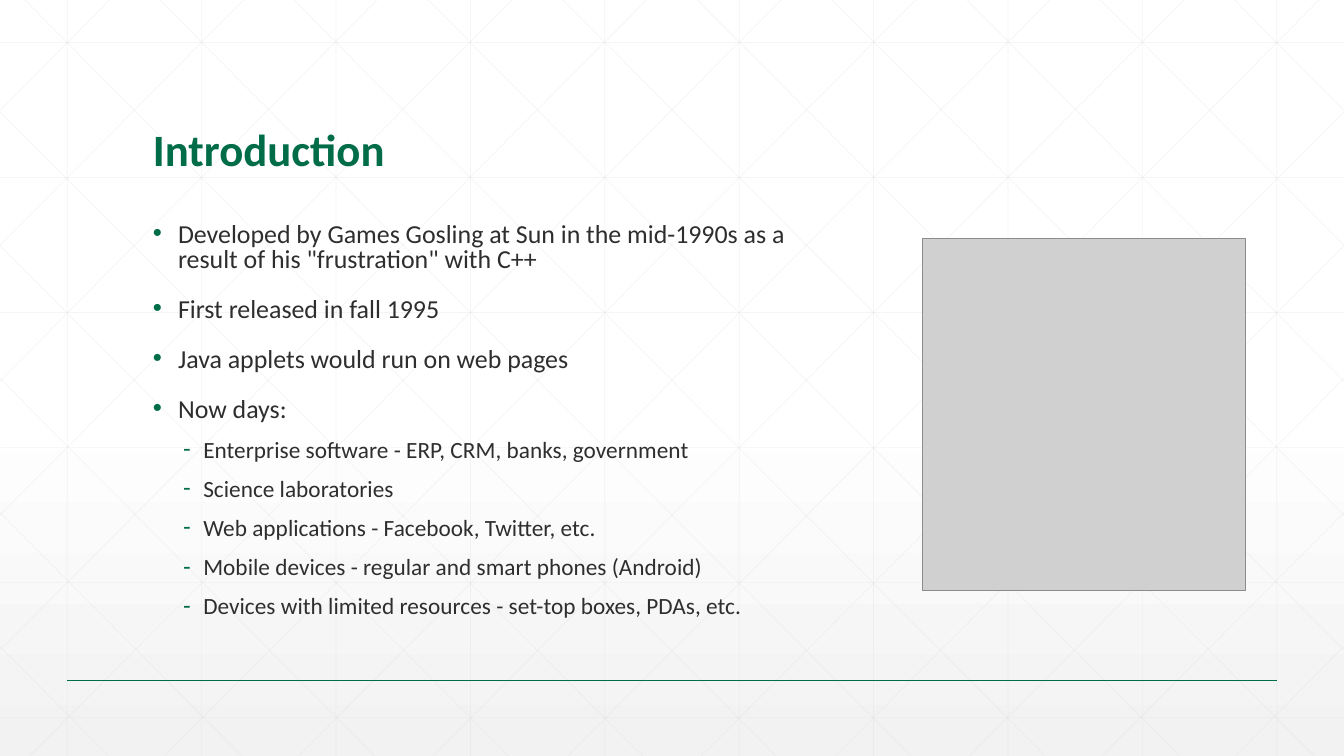
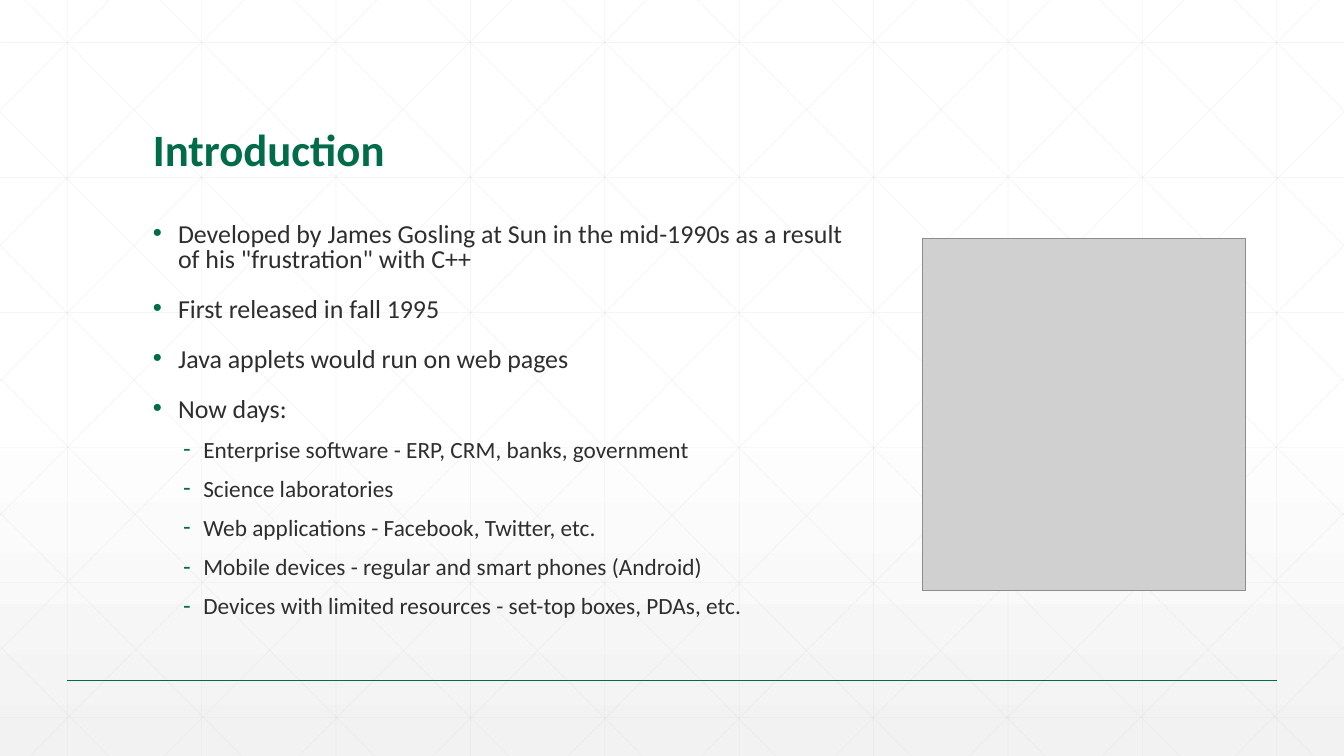
Before and after one commit to SrinS/svs-talent, a slide deck: slide 2 of 01. Java SE/Slides/01. Java.pptx. Drawn at 1344x756 pixels with LibreOffice and Linux fonts; fonts in the diff are those of the drawing; grey boxes stand for pictures; background and template pictures are left out. Boxes give left, top, right and bottom in pixels: in the first picture for what was removed or moved away, otherwise in the second. Text is boxed around its words. In the diff, an @@ line names an element or a change of style, - is before the commit and + after.

```diff
--- a/01. Java SE/Slides/01. Java.pptx
+++ b/01. Java SE/Slides/01. Java.pptx
@@ text at box(178, 225, 842, 268): text changed @@
-• Developed by Games Gosling at Sun in the mid-1990s as a result of his "frustration" with C++
+• Developed by James Gosling at Sun in the mid-1990s as a result of his "frustration" with C++
```
Also in this commit, not shown: 1 other file.
